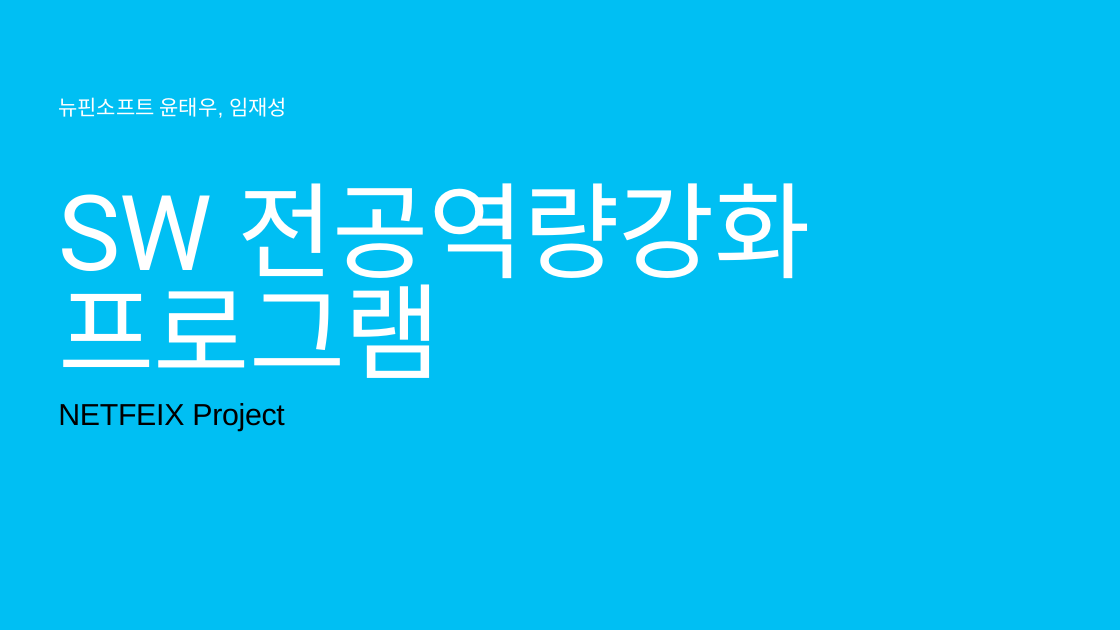
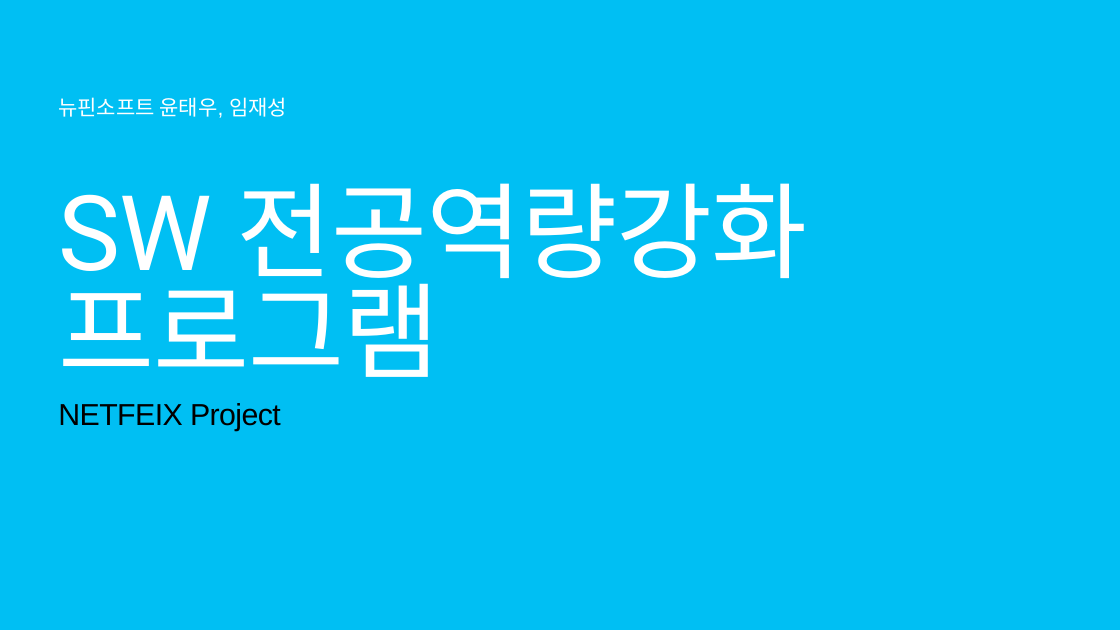
Before and after one commit to nufyn/softwareschool-kotlin, a slide deck: slide 1 of NETFEIX/NETFEIX.pptx. Drawn at 1120x630 pixels with LibreOffice and Linux fonts; fonts in the diff are those of the drawing. Boxes give left, top, right and bottom in pixels: in the first picture for what was removed or moved away, otherwise in the second. Text is boxed around its words. In the diff, an @@ line names an element or a change of style, - is before the commit and + after.

```diff
--- a/NETFEIX/NETFEIX.pptx
+++ b/NETFEIX/NETFEIX.pptx
@@ title "SW 전공역량강화 프로그램" at box(58, 183, 808, 377): size 179.6 to 179 pt, letter spacing -1.8 to -2 pt @@
@@ text "NETFEIX Project" at box(58, 403, 281, 431): letter spacing -0.5 to -1 pt @@
```
Also in this commit, not shown: 6 other slides changed.
